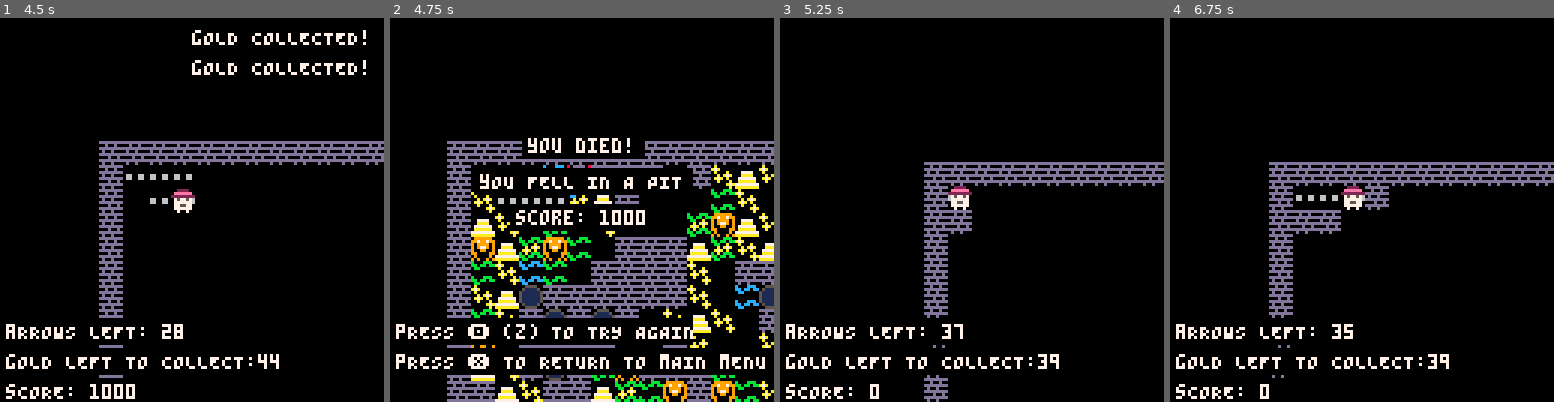
Above: before the commit, frames 1-4 (left to right).
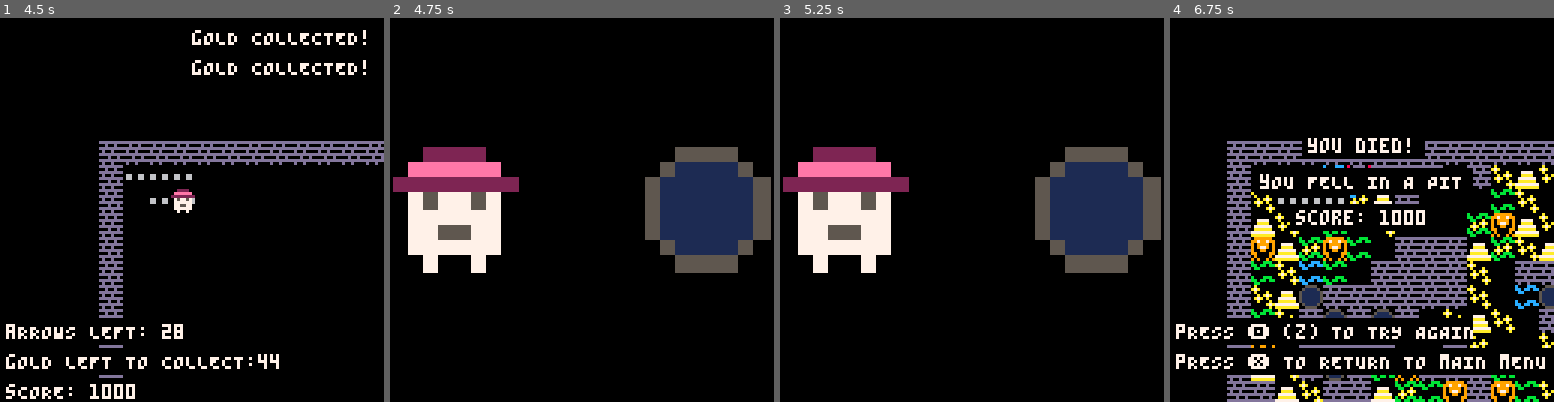
Above: after the commit, the same moments.

Repository: PaoloPortugal/wumpus-world
Game: PICO-8 cartridge wumpus-world.p8
The game is run twice, just before and just after one commit, with the same random seed, the same clock (stepped at 60 frames per second) and the same inputs.
Inputs:
- Up to frame 1 (4.5 s): tap X (X key) at 0.33, 1.07, 1.85, 2.97, 4.08 s; tap O (Z key) at 0.7, 1.7, 2.1, 2.5, 2.9, 3.3, 3.7, 4.1 s; hold Right 1.6-2.1 s; hold Up 2.15-2.42 s; hold Right 2.47-3.03 s; hold Left 3.08-3.58 s; hold Down 3.63-3.97 s; hold Right from 4.02 s (still down)
- Up to frame 2 (4.75 s): tap O (Z key) at 4.5 s; release Right at 4.68 s; hold Up from 4.73 s (still down)
- Up to frame 3 (5.25 s): tap O (Z key) at 4.9 s; release Up at 5.03 s; hold Left from 5.08 s (still down); tap X (X key) at 5.2 s
- Up to frame 4 (6.75 s): tap O (Z key) every 0.4 s from 5.3 to 6.5 s; release Left at 5.68 s; hold Down 5.73-6.03 s; hold Right 6.08-6.58 s; tap X (X key) at 6.32 s; hold Right from 6.63 s (still down)

Frame 1 is identical in both runs. In frame 2, 33% of the frame differs, in the area x 0-100%, y 31-100%; in frame 3, 21%; in frame 4, 26%.

Commit message:
Added death animations

Diff:
--- a/wumpus-world.p8
+++ b/wumpus-world.p8
@@ -33,10 +33,12 @@
 	stench_breeze_glitter=15,
 	pit=34,
 	gold=33,
-	player_pit=48,
-	player_wumpus=49,
-	wall=50,
-	footprint=17
+	player_pit=50,
+	player_wumpus=51,
+	wall=52,
+	footprint=17,
+	player_pit_for_anim=48,
+	player_wumpus_for_anim=49
 }
 
 -- menu items
@@ -68,9 +70,11 @@
     elseif state==1 then -- alive
         handle_alive_input(player,world)
 		update_messages()
-    else -- state==0, in menu
+	elseif state==0 then -- in menu
         handle_general_menu_input(current_menu,menu_index)
-    end
+	else -- state==-2, on death animation screen
+		update_death_animation(player, world)
+	end
 end
 
 function _draw()
@@ -81,9 +85,11 @@
         draw_alive(player,world)
     elseif state==0 then -- in main menu
         draw_menu()
-    else -- state==-1, dead
+	elseif state==-1 then -- dead
         draw_dead(player,world)
-    end
+	else -- state==-2, on death animation screen
+		draw_death_animation()
+	end
 end
 
 -->8
@@ -112,6 +118,12 @@
 	see_cell(player,world)
 
 	messages={}
+
+	death_anim = {
+	timer = 0,
+	stage = 0, -- 0=tile1, 1=tile2, 2=tile3(dead)
+	death_type = 0 -- -1 for wumpus, -2 for pit
+	}
 
 end
 
@@ -748,9 +760,37 @@
 	end
 end
 
+-- this death animation system was made by Claude
+
+function start_death_animation(death_type)
+-- initializes the death animation
+	state=-2 -- now we are on death_animation
+	death_anim.timer = 0
+	death_anim.stage = 0
+end
+
+function update_death_animation(player, world)
+-- updates the death animation state
+	death_anim.timer += 1
+
+	if death_anim.timer >= 20 then -- 0.66... seconds at 30fps
+		death_anim.timer = 0
+		death_anim.stage += 1
+
+		if death_anim.stage >= 3 then
+			-- animation complete, end game
+			see_all_tiles(world)
+			state = -1
+		end
+	end
+end
+
 function end_game(world, new_state, reason)
 	state=new_state
 	game_end_reason=reason
+	if new_state==-1 then
+		start_death_animation()
+	end
 	see_all_tiles(world)
 end
 
@@ -988,6 +1028,74 @@
 	rectfill(0, base_y, #txt5*4 + 8, base_y+8, 0)
 	print(txt5, 2, base_y+2, 7)
 	base_y += 10
+end
+
+-- again death animation system by Claude
+
+function draw_death_animation()
+-- draws the death animation sequence
+	cls(0) -- black background
+
+	-- each tile is 42x42 pixels to fit 3 across (42*3 = 126, centered in 128)
+	local tile_size = 42
+	local start_x = (128 - tile_size * 3) / 2
+	local start_y = (128 - tile_size) / 2
+
+	-- draw tile backgrounds first
+	rectfill(start_x, start_y, start_x + tile_size - 1, start_y + tile_size - 1, 0)
+	rectfill(start_x + tile_size, start_y, start_x + tile_size * 2 - 1, start_y + tile_size - 1, 0)
+	rectfill(start_x + tile_size * 2, start_y, start_x + tile_size * 3 - 1, start_y + tile_size - 1, 0)
+
+	-- determine which sprites to show based on stage
+	if death_anim.stage == 0 then
+		-- player on tile 1, danger on tile 3
+		draw_large_sprite(sprites.player, start_x, start_y, tile_size)
+		if game_end_reason == -1 then
+			draw_large_sprite(sprites.wumpus, start_x + tile_size * 2, start_y, tile_size)
+		else
+			draw_large_sprite(sprites.pit, start_x + tile_size * 2, start_y, tile_size)
+		end
+	elseif death_anim.stage == 1 then
+		-- player on tile 2, danger on tile 3
+		draw_large_sprite(sprites.player, start_x + tile_size, start_y, tile_size)
+		if game_end_reason == -1 then
+			draw_large_sprite(sprites.wumpus, start_x + tile_size * 2, start_y, tile_size)
+		else
+			draw_large_sprite(sprites.pit, start_x + tile_size * 2, start_y, tile_size)
+		end
+	else -- stage >= 2
+		-- player dead on tile 3
+		if game_end_reason == -1 then
+			draw_large_sprite(sprites.player_wumpus_for_anim, start_x + tile_size * 2, start_y, tile_size)
+		else
+			draw_large_sprite(sprites.player_pit_for_anim, start_x + tile_size * 2, start_y, tile_size)
+		end
+	end
+end
+
+function draw_large_sprite(sprite_id, x, y, size)
+-- draws a sprite scaled up to fill a square area
+	if sprite_id == sprites.blank then
+		return -- don't draw blank tiles
+	end
+
+	-- scale factor (8x8 sprite to size x size)
+	local scale = size / 8
+
+	for py = 0, 7 do
+		for px = 0, 7 do
+			local col = sget(sprite_id % 16 * 8 + px, flr(sprite_id / 16) * 8 + py)
+			if col ~= 0 then -- don't draw transparent pixels
+				rectfill(
+					x + px * scale,
+					y + py * scale,
+					x + (px + 1) * scale - 1,
+					y + (py + 1) * scale - 1,
+					col
+				)
+			end
+		end
+	end
 end
 
 -- again message system by Claude
@@ -1308,14 +1416,14 @@
 990000990aaaaaa05111111507755770000000000000000000000000000000000000000000000000000000000000000000000000000000000000000000000000
 09000090777777770511115007777770000000000000000000000000000000000000000000000000000000000000000000000000000000000000000000000000
 90900909aaaaaaaa0055550000700700000000000000000000000000000660000000000000000000000000000000000000000000000000000000000000000000
-80dddd0889999998dddddddd00000000000000000000000000000000000000000000000000000000000000000000000000000000000000000000000000000000
-08eeee809879978900d00d0000000000000000000000000000000000000000000000000000000000000000000000000000000000000000000000000000000000
-d282282d90899809dddddddd00000000000000000000000000000000000000000000000000000000000000000000000000000000000000000000000000000000
-d758857d909889090d00d00000000000000000000000000000000000000000000000000000000000000000000000000000000000000000000000000000000000
-d778877d97788779dddddddd00000000000000000000000000000000000000000000000000000000000000000000000000000000000000000000000000000000
-d787787d97877879000d00d000000000000000000000000000000000000000000000000000000000000000000000000000000000000000000000000000000000
-0871178028222282dddddddd00000000000000000000000000000000000000000000000000000000000000000000000000000000000000000000000000000000
-80dddd0880eeee080d00d00000000000000000000000000000000000000000000000000000000000000000000000000000000000000000000000000000000000
+00dddd000999999080dddd0889999998dddddddd0000000000000000000000000000000000000000000000000000000000000000000000000000000000000000
+0deeeed09979979908eeee809879978900d00d000000000000000000000000000000000000000000000000000000000000000000000000000000000000000000
+d222222d90999909d282282d90899809dddddddd0000000000000000000000000000000000000000000000000000000000000000000000000000000000000000
+d757757d90977909d758857d909889090d00d0000000000000000000000000000000000000000000000000000000000000000000000000000000000000000000
+d777777d97777779d778877d97788779dddddddd0000000000000000000000000000000000000000000000000000000000000000000000000000000000000000
+d775577d99577599d787787d99877899000d00d00000000000000000000000000000000000000000000000000000000000000000000000000000000000000000
+0d7117d0292222920871178028222282dddddddd0000000000000000000000000000000000000000000000000000000000000000000000000000000000000000
+00dddd00909ee90980dddd08809ee9080d00d0000000000000000000000000000000000000000000000000000000000000000000000000000000000000000000
 
 
 
